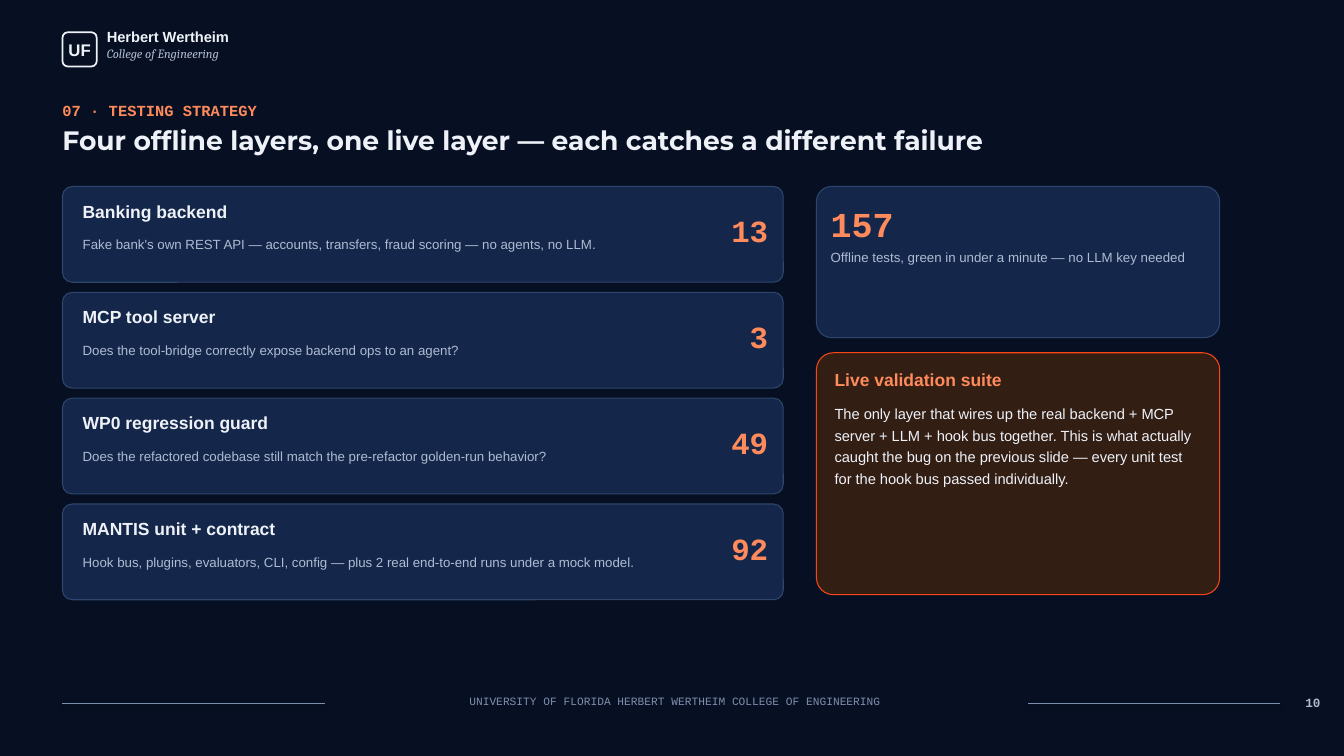
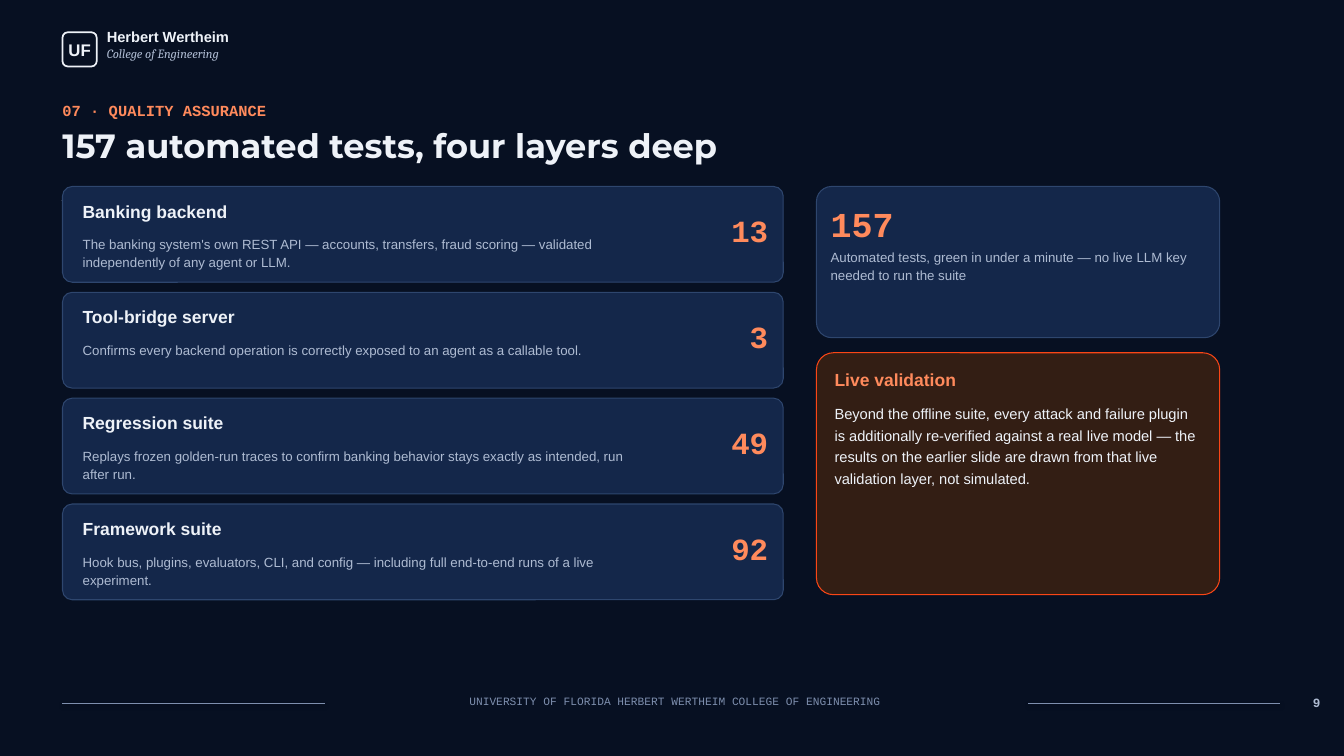
Before and after one commit to smartsystemslab-uf/MANTIS, a slide deck: slide 9 of MANTIS_Demo.pptx (slide 10 before the commit). Drawn at 1344x756 pixels with LibreOffice and Linux fonts; fonts in the diff are those of the drawing. Boxes give left, top, right and bottom in pixels: in the first picture for what was removed or moved away, otherwise in the second. Text is boxed around its words. In the diff, an @@ line names an element or a change of style, - is before the commit and + after.

```diff
--- a/MANTIS_Demo.pptx
+++ b/MANTIS_Demo.pptx
@@ text at (62,105,266,119): text changed @@
-07 · TESTING STRATEGY
+07 · QUALITY ASSURANCE
@@ text at (62,133,717,165): text changed; size 19 to 24 pt @@
-Four offline layers, one live layer — each catches a different failure
+157 automated tests, four layers deep
@@ text at (83,239,592,270): text changed @@
-Fake bank's own REST API — accounts, transfers, fraud scoring — no agents, no LLM.
+The banking system's own REST API — accounts, transfers, fraud scoring — validated independently of any agent or LLM.
@@ text at (831,252,1187,280): text changed @@
-Offline tests, green in under a minute — no LLM key needed
+Automated tests, green in under a minute — no live LLM key needed to run the suite
@@ text at (83,310,235,327): text changed @@
-MCP tool server
+Tool-bridge server
@@ text at (83,345,582,358): text changed @@
-Does the tool-bridge correctly expose backend ops to an agent?
+Confirms every backend operation is correctly exposed to an agent as a callable tool.
@@ text at (835,373,956,386): text changed @@
-Live validation suite
+Live validation
@@ text at (83,416,224,433): text changed @@
-WP0 regression guard
+Regression suite
@@ text at (835,408,1195,487): text changed @@
-The only layer that wires up the real backend + MCP server + LLM + hook bus together. This is what actually caught the bug on the previous slide — every unit test for the hook bus passed individually.
+Beyond the offline suite, every attack and failure plugin is additionally re-verified against a real live model — the results on the earlier slide are drawn from that live validation layer, not simulated.
@@ text at (83,451,623,479): text changed @@
-Does the refactored codebase still match the pre-refactor golden-run behavior?
+Replays frozen golden-run traces to confirm banking behavior stays exactly as intended, run after run.
@@ text at (83,522,222,535): text changed @@
-MANTIS unit + contract
+Framework suite
@@ text at (83,557,594,588): text changed @@
-Hook bus, plugins, evaluators, CLI, config — plus 2 real end-to-end runs under a mock model.
+Hook bus, plugins, evaluators, CLI, and config — including full end-to-end runs of a live experiment.
@@ text at (1313,698,1321,707): text changed @@
-10
+9
```
Also in this commit, not shown: 9 other slides changed, 2 slides added, 3 slides removed, 1 other file.
